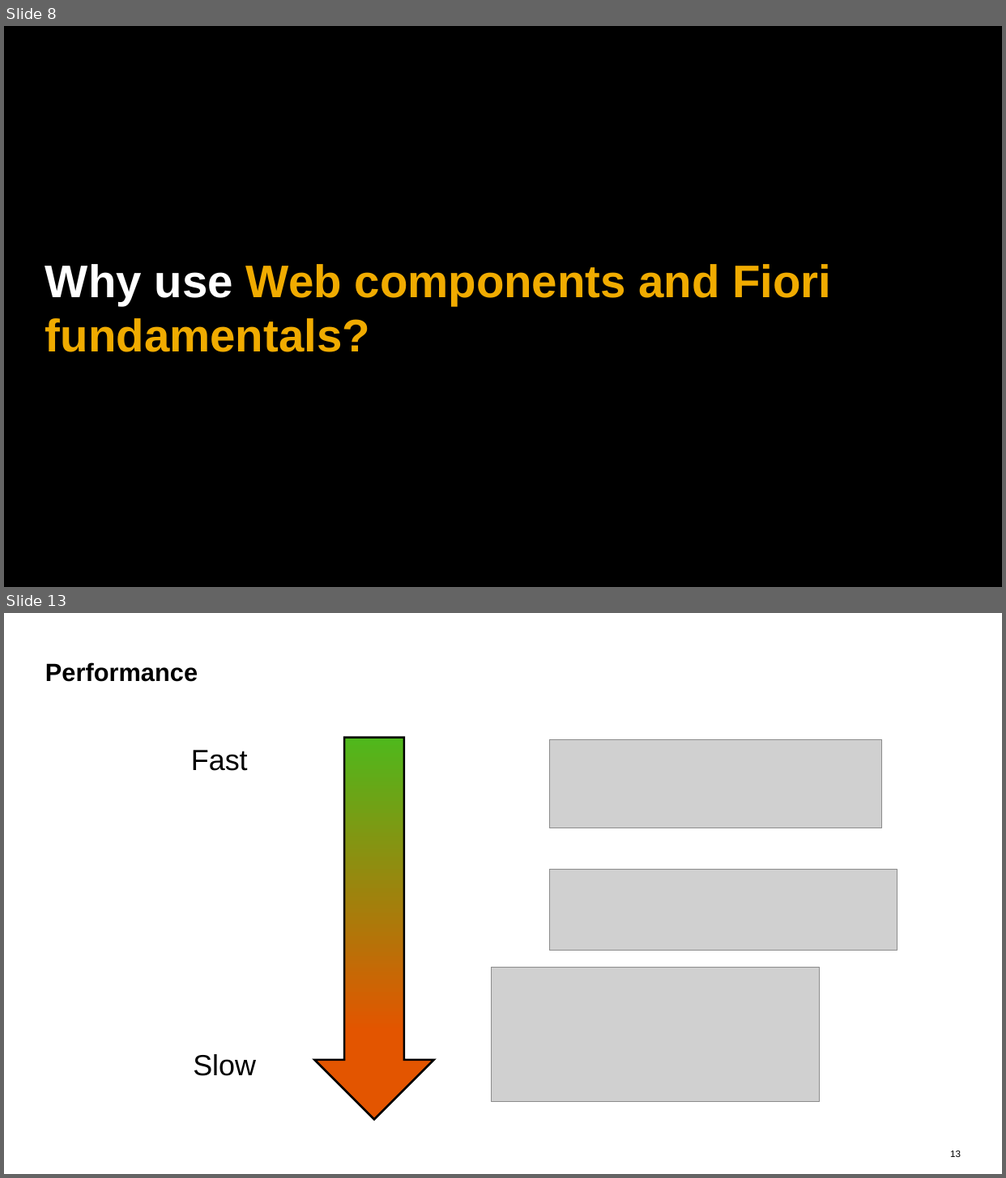
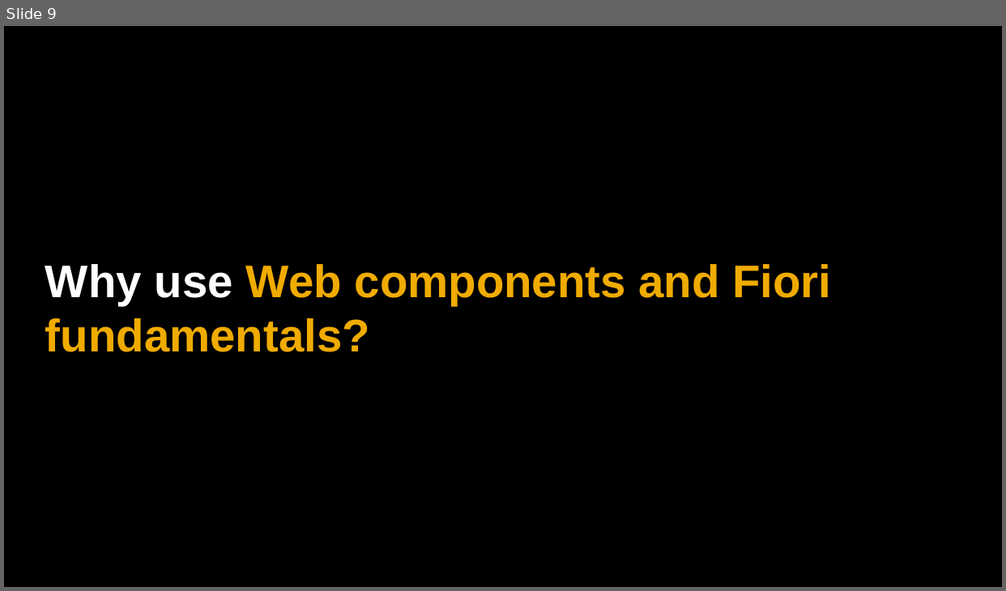
Before and after one commit to rishabh62/UI5con, a slide deck: UI5con.pptx. Shown one above the other, each under a label of ours: slides 8 and 13 before the commit, slide 9 after it; the slides between them are not shown. The pictures are 1006x1178 and 1006x591 pixels, drawn with LibreOffice and Linux fonts; fonts in the diff are those of the drawing; grey boxes stand for pictures. Boxes give left, top, right and bottom in pixels: in the first picture for what was removed or moved away, otherwise in the second. Text is boxed around its words. In the diff, an @@ line names an element or a change of style, - is before the commit and + after.

```diff
--- a/UI5con.pptx
+++ b/UI5con.pptx
@@ slide 13 removed at bbox=[4, 613, 1002, 1174], background #FFFFFF @@
@@ title removed at bbox=[45, 662, 198, 682] @@
-Performance
@@ text removed at bbox=[191, 750, 248, 771] @@
-Fast
@@ down arrow removed at bbox=[314, 737, 433, 1119] @@
@@ picture removed at bbox=[549, 739, 882, 828] @@
@@ picture removed at bbox=[549, 869, 897, 951] @@
@@ picture removed at bbox=[492, 967, 820, 1101] @@
@@ text removed at bbox=[193, 1054, 256, 1076] @@
-Slow
@@ page number removed at bbox=[950, 1151, 961, 1157] @@
-13
@@ what was slide 8 is now slide 9 @@
```
Also in this commit, not shown: 9 slides changed, 4 slides added, 3 other slides removed.
